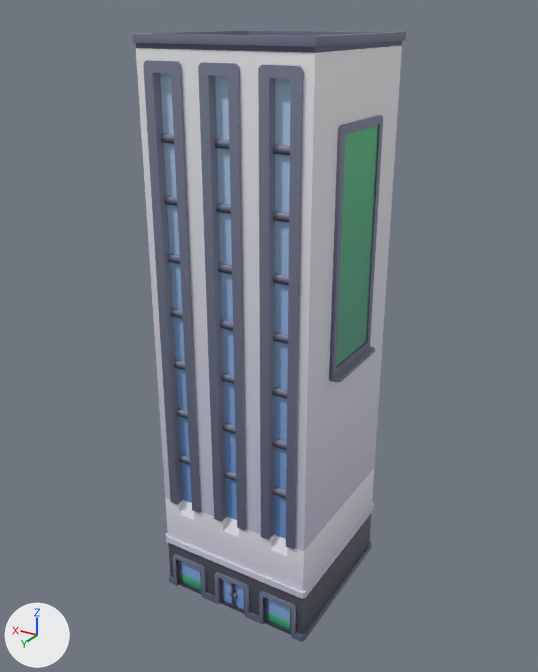
Two versions of the FBX model Assets/Art/ThirdParty/Kenney/CityCommercial/Models/building-skyscraper-e.fbx, one commit apart.
Before and after are seen from a 50 mm camera at (-2.49, 4.26, 4.18) aimed at (0.05, 0.02, 2.06). Arrows for +X, +Y and +Z are at lower left; the lights stay in place. The picture after the commit comes second. Where no turn or scale is listed for an object, it has been applied to the vertices.

In view in the first picture: 'building-skyscraper-e'.
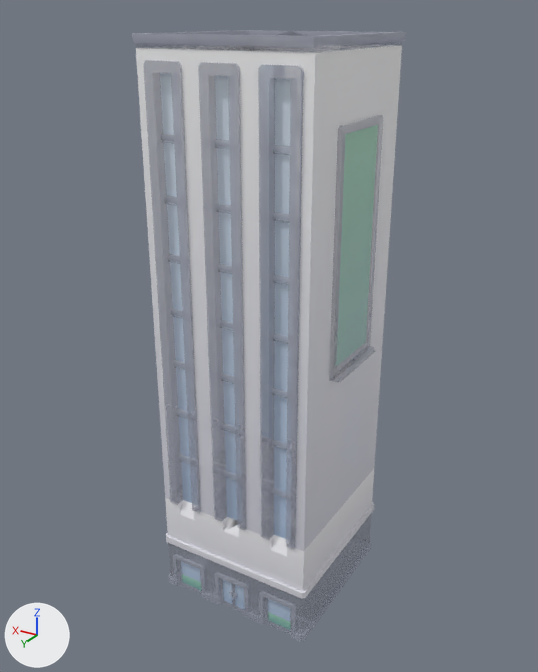
What differs and where, as boxes [x1, y1, x2, y2] in the pictures (538 x 672 px):
'building-skyscraper-e', surface changed
    both: [132, 30, 406, 628]

What changed in the scene script:
```text
Change img_colormap_png:
    img_colormap_png: load_image('colormap.png', 'Textures/colormap.png', 512, 512, 'sRGB') -> load_image('colormap.png', 'Textures/colormap.png', 512, 512, 'Non-Color')
Change mat_colormap:
    where n0 = _N.new('ShaderNodeBsdfPrincipled'); n0.name = 'Principled BSDF'
    add n0.inputs[2].default_value = 0.553  # 'Roughness'
    add n3 = _N.new('ShaderNodeTexImage'); n3.name = 'Image Texture.001'
    add n3.image = img_colormap_png
    where n2 = _N.new('ShaderNodeTexImage'); n2.name = 'Image Texture'
    remove _L.new(n2.outputs[1], n0.inputs[4])  # 'Alpha' to 'Alpha'
    add _L.new(n3.outputs[0], n0.inputs[4])  # 'Color' to 'Alpha'
```
